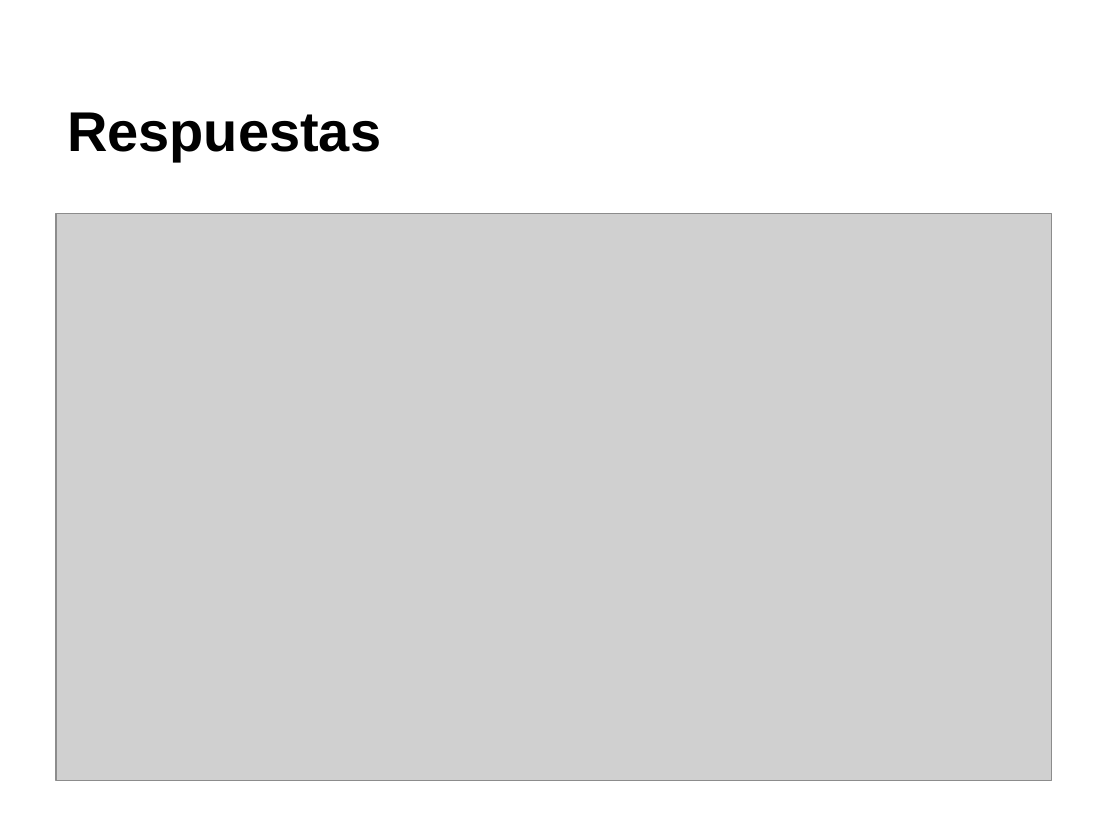
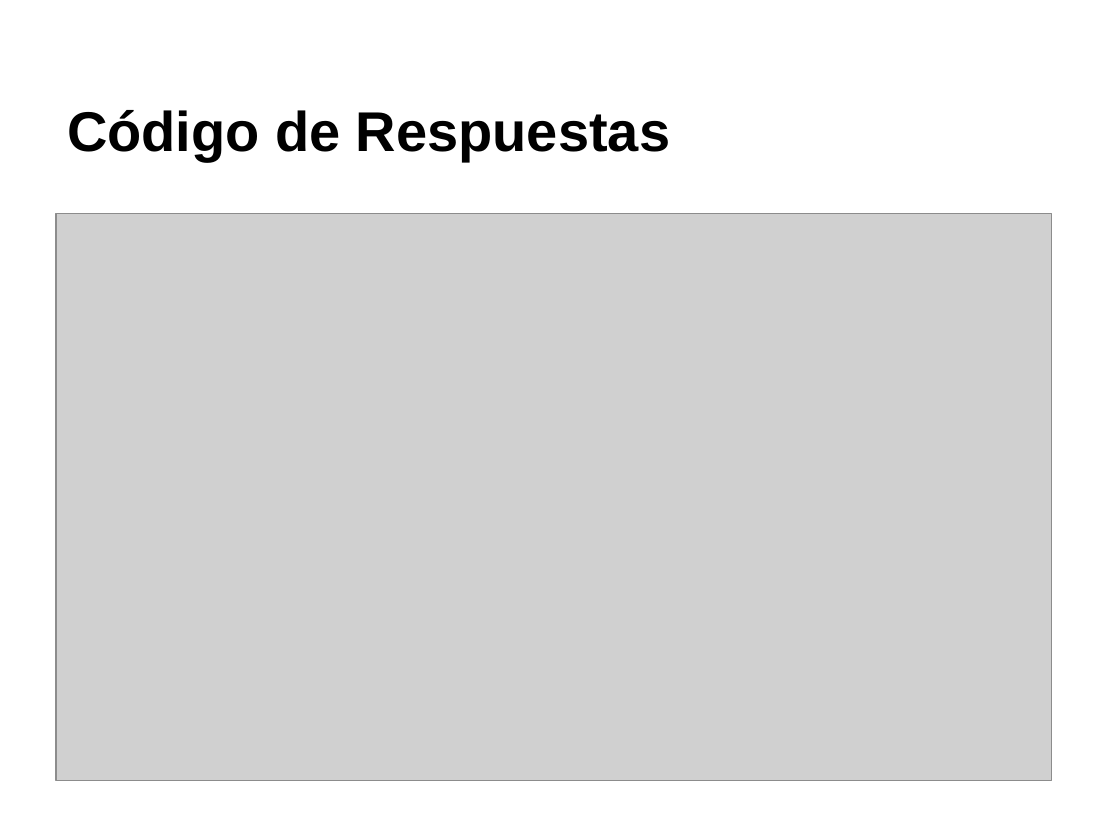
Before and after one commit to ucvati/2015-1-expo-http, a slide deck: slide 15 of HTTP.pptx (slide 14 before the commit). Drawn at 1120x840 pixels with LibreOffice and Linux fonts; fonts in the diff are those of the drawing; grey boxes stand for pictures. Boxes give left, top, right and bottom in pixels: in the first picture for what was removed or moved away, otherwise in the second. Text is boxed around its words. In the diff, an @@ line names an element or a change of style, - is before the commit and + after.

Commit message:
p3

```diff
--- a/HTTP.pptx
+++ b/HTTP.pptx
@@ text at <box>67,110,670,161</box>: text changed @@
-Respuestas
+Código de Respuestas
```
Also in this commit, not shown: 2 other slides changed, 5 slides added.
